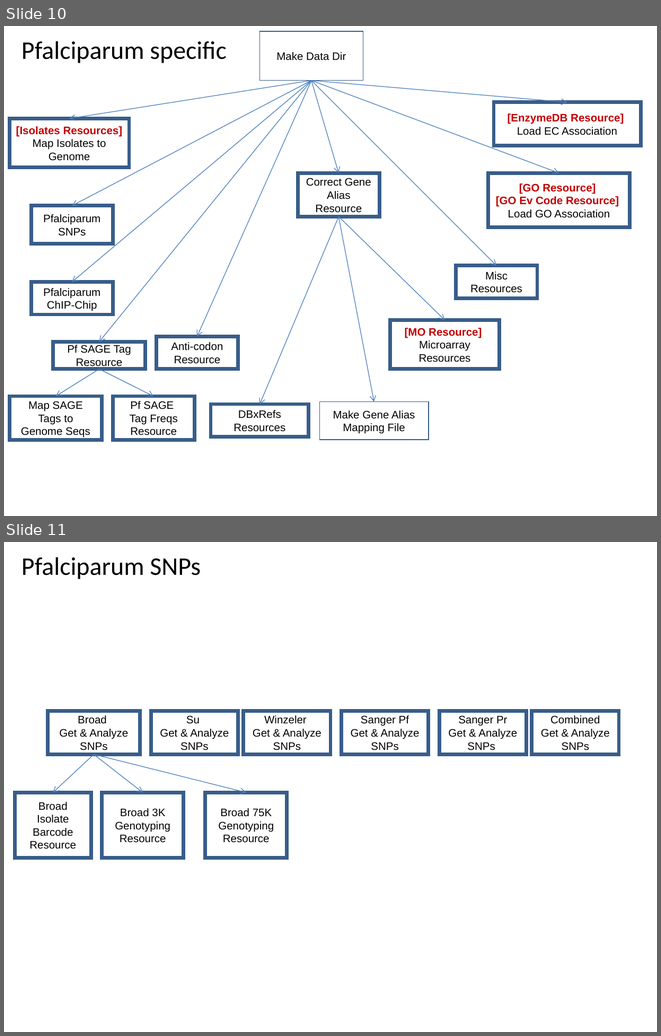
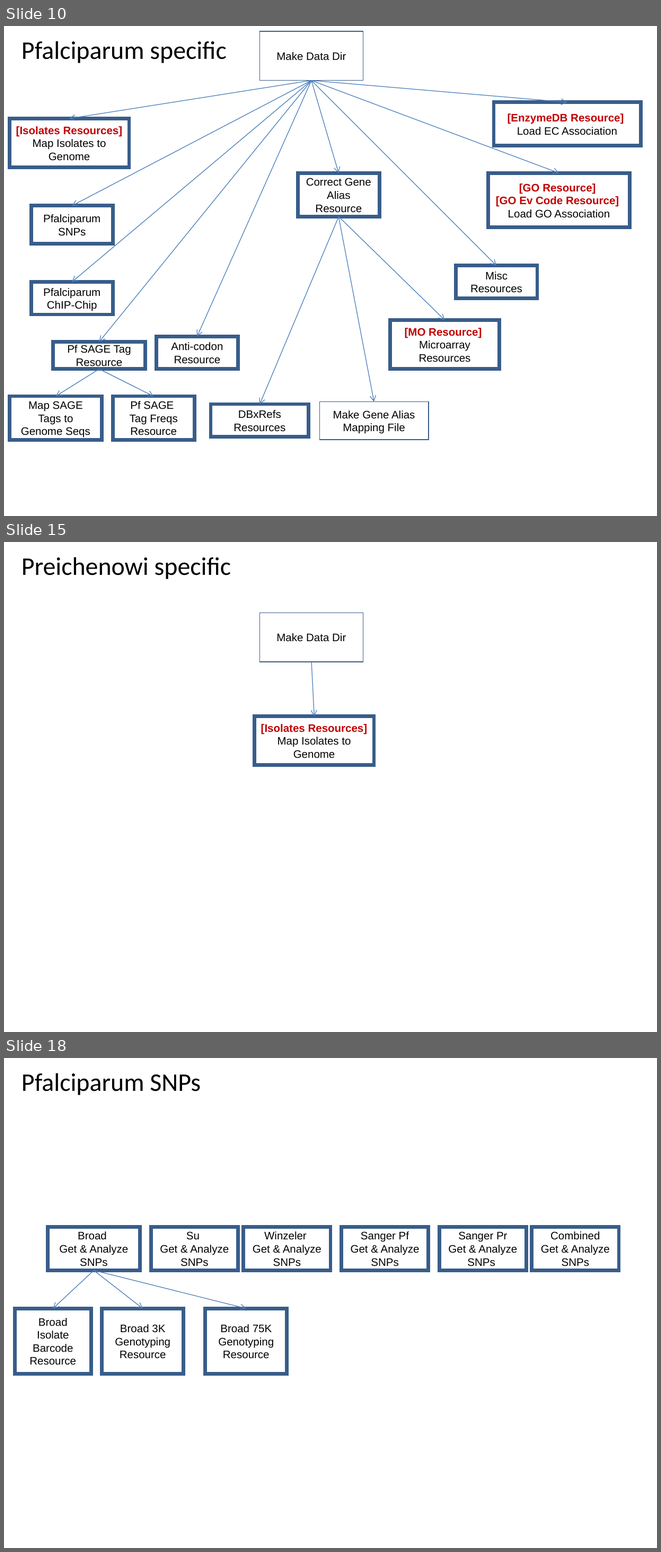
Before and after one commit to VEuPathDB/ApiCommonWorkflow, a slide deck: Main/doc/IntegratedWorkflow.ppt. Shown one above the other, each under a label of ours: slides 10 and 11 before the commit, slides 10, 15 and 18 after it; the slides between them are not shown. The pictures are 661x1036 and 661x1552 pixels, drawn with LibreOffice and Linux fonts; fonts in the diff are those of the drawing. Boxes give left, top, right and bottom in pixels: in the first picture for what was removed or moved away, otherwise in the second. Text is boxed around its words. In the diff, an @@ line names an element or a change of style, - is before the commit and + after.

Commit message:
add organism specific subgraphs

```diff
--- a/Main/doc/IntegratedWorkflow.ppt
+++ b/Main/doc/IntegratedWorkflow.ppt
@@ slide 15 added at box(4, 542, 657, 1032), background #FFFFFF @@
@@ title added at box(21, 557, 231, 579), 28 pt, text #000000 @@
+Preichenowi specific
@@ rectangle added at box(260, 612, 363, 661), outline #385D8A 0.99 pt, 12 pt, text #000000 @@
+Make Data Dir
@@ arrow added from (311, 661) to (314, 716), #4A7EBB 0.74 pt @@
@@ rectangle added at box(254, 716, 373, 765), outline #385D8A 4 pt, 12 pt, text #C00000, bold @@
+[Isolates Resources]
+Map Isolates to Genome
@@ what was slide 11 is now slide 18 @@
```
Also in this commit, not shown: 18 other slides added.
